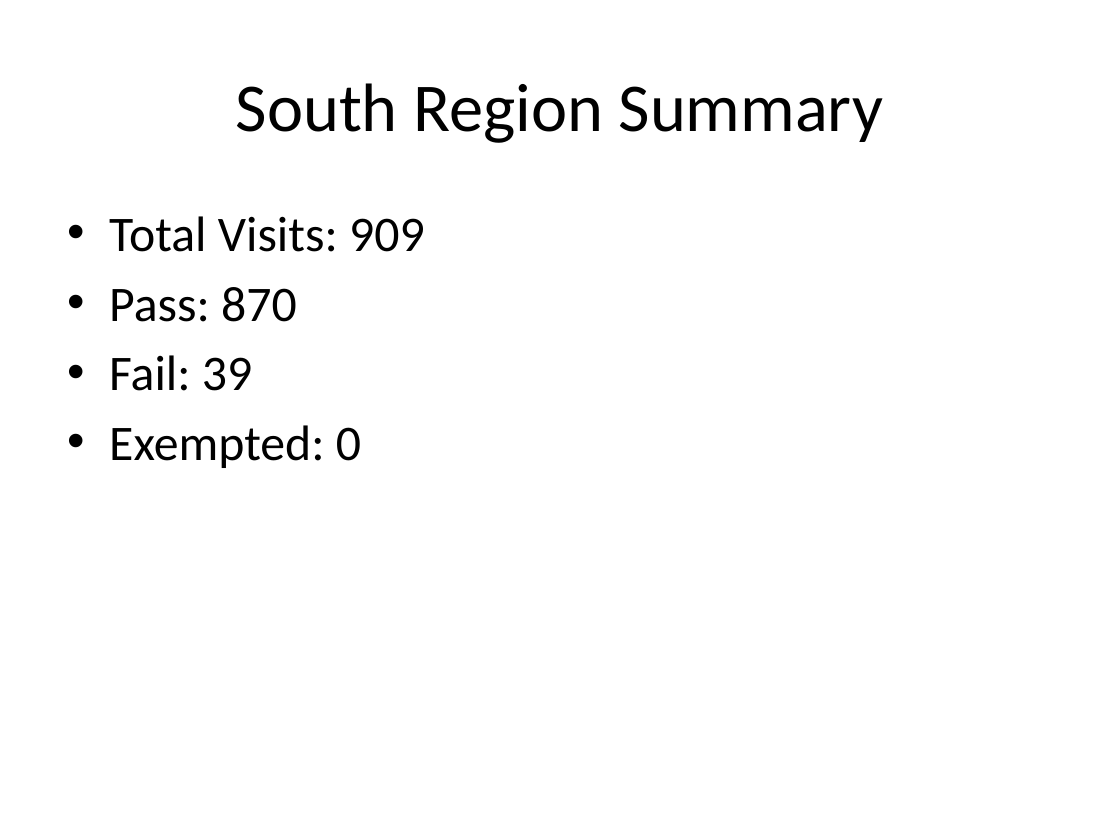
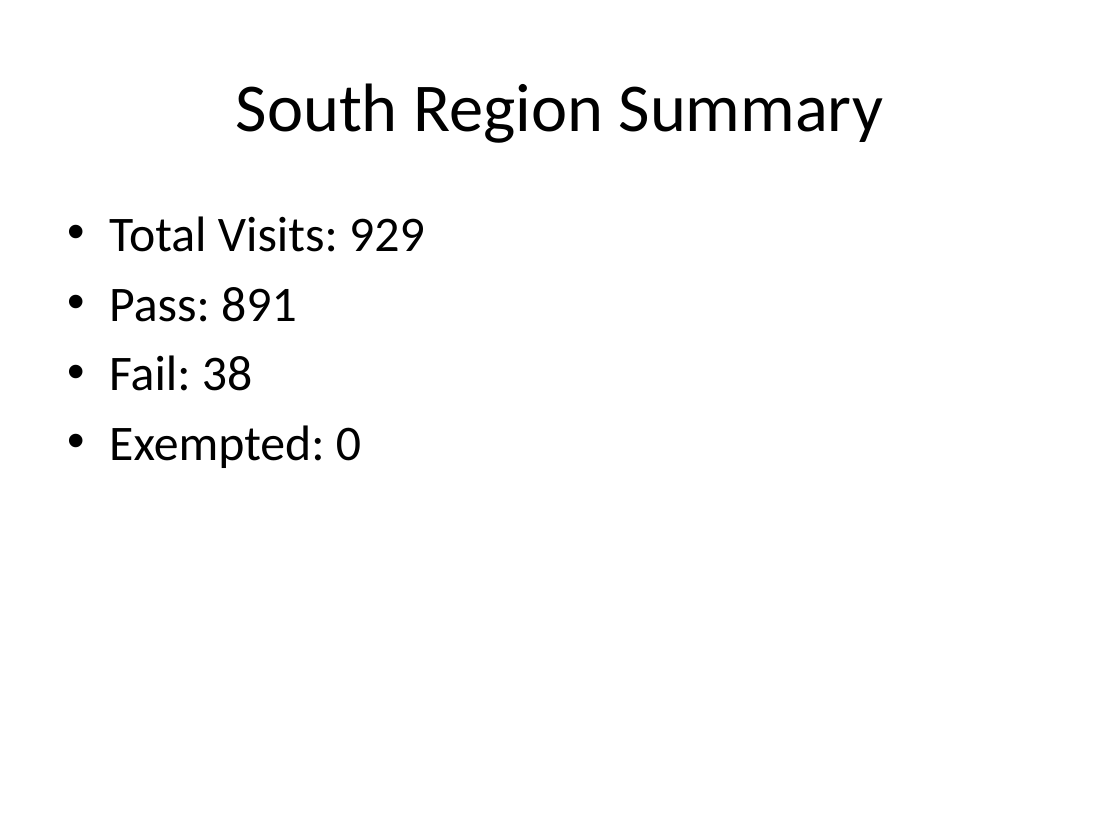
Before and after one commit to masood-bin-arif-nokia/em-audit-dashboard, a slide deck: slide 3 of data/Summary.pptx. Drawn at 1120x840 pixels with LibreOffice and Linux fonts; fonts in the diff are those of the drawing. Boxes give left, top, right and bottom in pixels: in the first picture for what was removed or moved away, otherwise in the second. Text is boxed around its words. In the diff, an @@ line names an element or a change of style, - is before the commit and + after.

```diff
--- a/data/Summary.pptx
+++ b/data/Summary.pptx
@@ text at (x1=109, y1=216, x2=425, y2=391): text changed @@
-• Total Visits: 909
-• Pass: 870
-• Fail: 39
+• Total Visits: 929
+• Pass: 891
+• Fail: 38
```
Also in this commit, not shown: 1 other slide changed, 2 other files.
